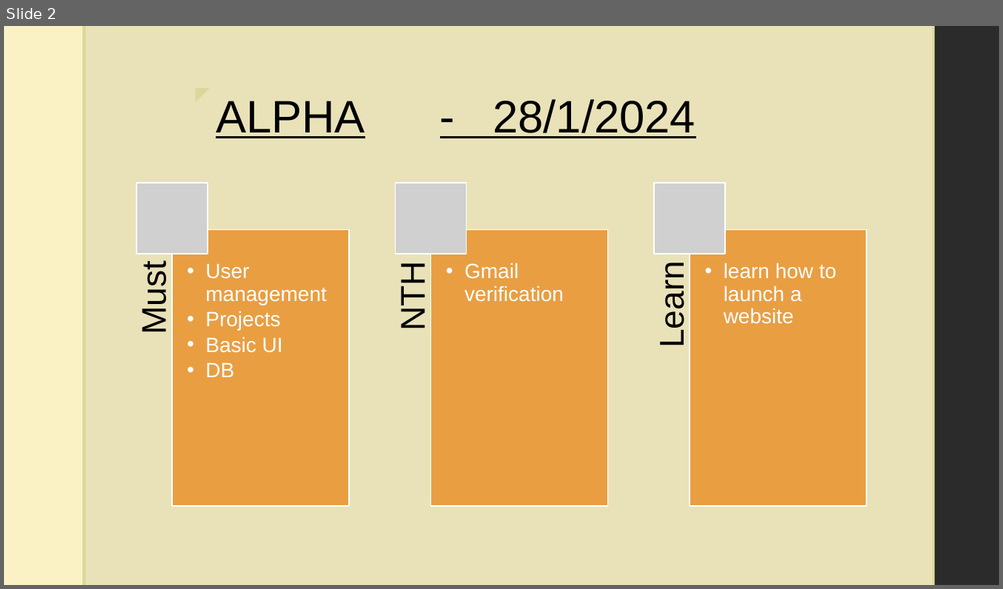
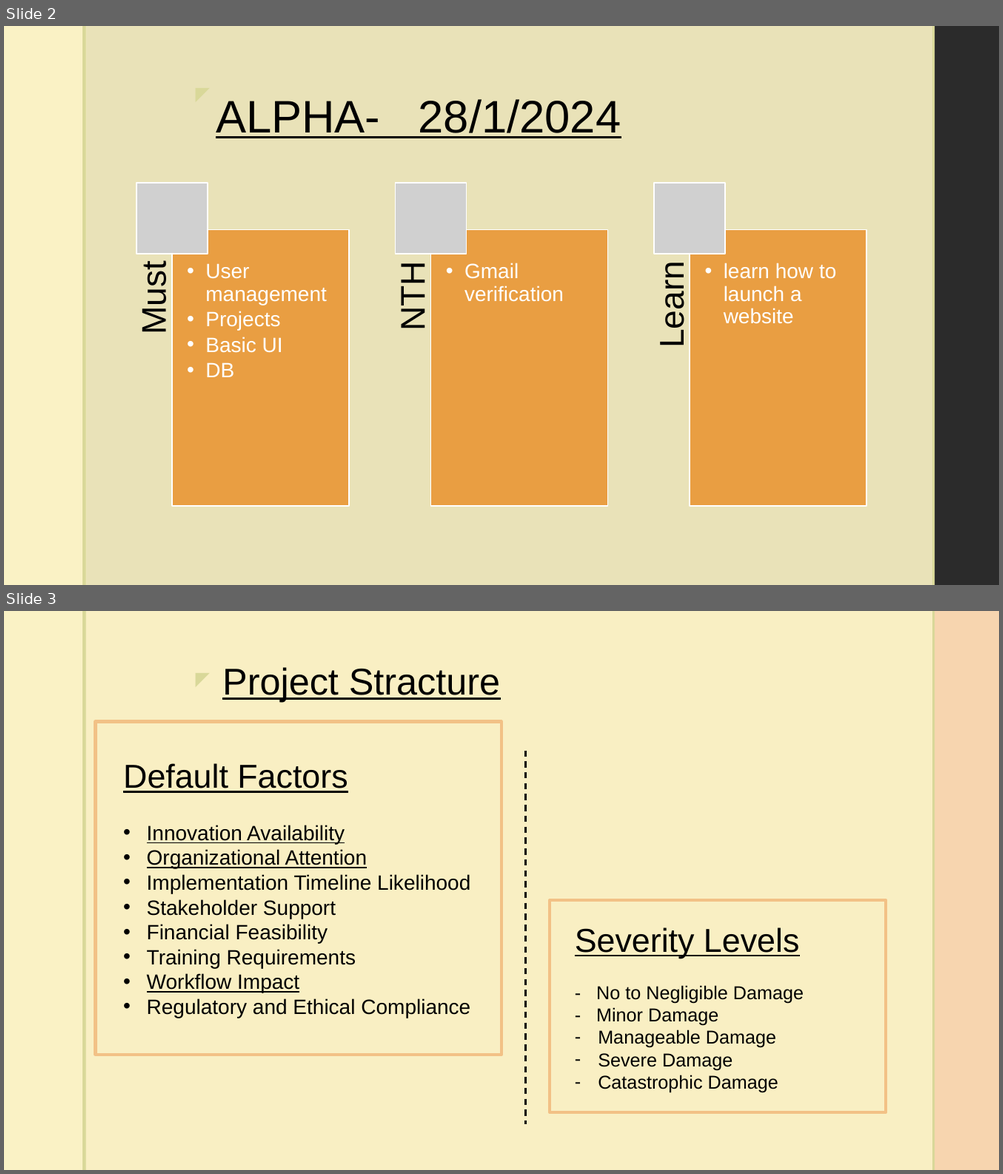
Before and after one commit to 2024-FinalProject/AIHOPS, a slide deck: AIHOPS/Docs/alpha.pptx. Shown one above the other, each under a label of ours: slide 2 before the commit, slides 2 and 3 after it. The pictures are 1003x589 and 1003x1174 pixels, drawn with LibreOffice and Linux fonts; fonts in the diff are those of the drawing; grey boxes stand for pictures; background and template pictures are left out; a plain dark background stands for a picture behind light text. Boxes give left, top, right and bottom in pixels: in the first picture for what was removed or moved away, otherwise in the second. Text is boxed around its words. In the diff, an @@ line names an element or a change of style, - is before the commit and + after.

```diff
--- a/AIHOPS/Docs/alpha.pptx
+++ b/AIHOPS/Docs/alpha.pptx
@@ slide 3 added at [4,611,999,1170], background picture (left out); not listed: 5 template elements that a slide beside it also shows @@
@@ text added at [222,667,500,701], 36 pt, text #000000, underline @@
+Project Stracture
@@ rectangle added at [95,721,501,1055], outline #F2C186 3 pt @@
@@ text added at [123,763,470,1018], 20 pt, text #000000 @@
+Default Factors
+• Innovation Availability
+• Organizational Attention
+• Implementation Timeline Likelihood
+• Stakeholder Support
+• Financial Feasibility
+• Training Requirements
+• Workflow Impact
+• Regulatory and Ethical Compliance
@@ line added from (526, 751) to (526, 1125), #000000 1.5 pt dashed @@
@@ rectangle added at [549,900,885,1113], outline #F2C186 3 pt @@
@@ text added at [575,928,803,1093], 18 pt, text #000000 @@
+Severity Levels
+- No to Negligible Damage
+- Minor Damage
+– Manageable Damage
+– Severe Damage
+– Catastrophic Damage
@@ slide 2 changed as well @@
@@ title at [216,99,621,138]: spaces changed @@
-ALPHA - 28/1/2024
+ALPHA- 28/1/2024
```
Also in this commit, not shown: 4 other slides changed, 1 other slide added, 8 other files.
